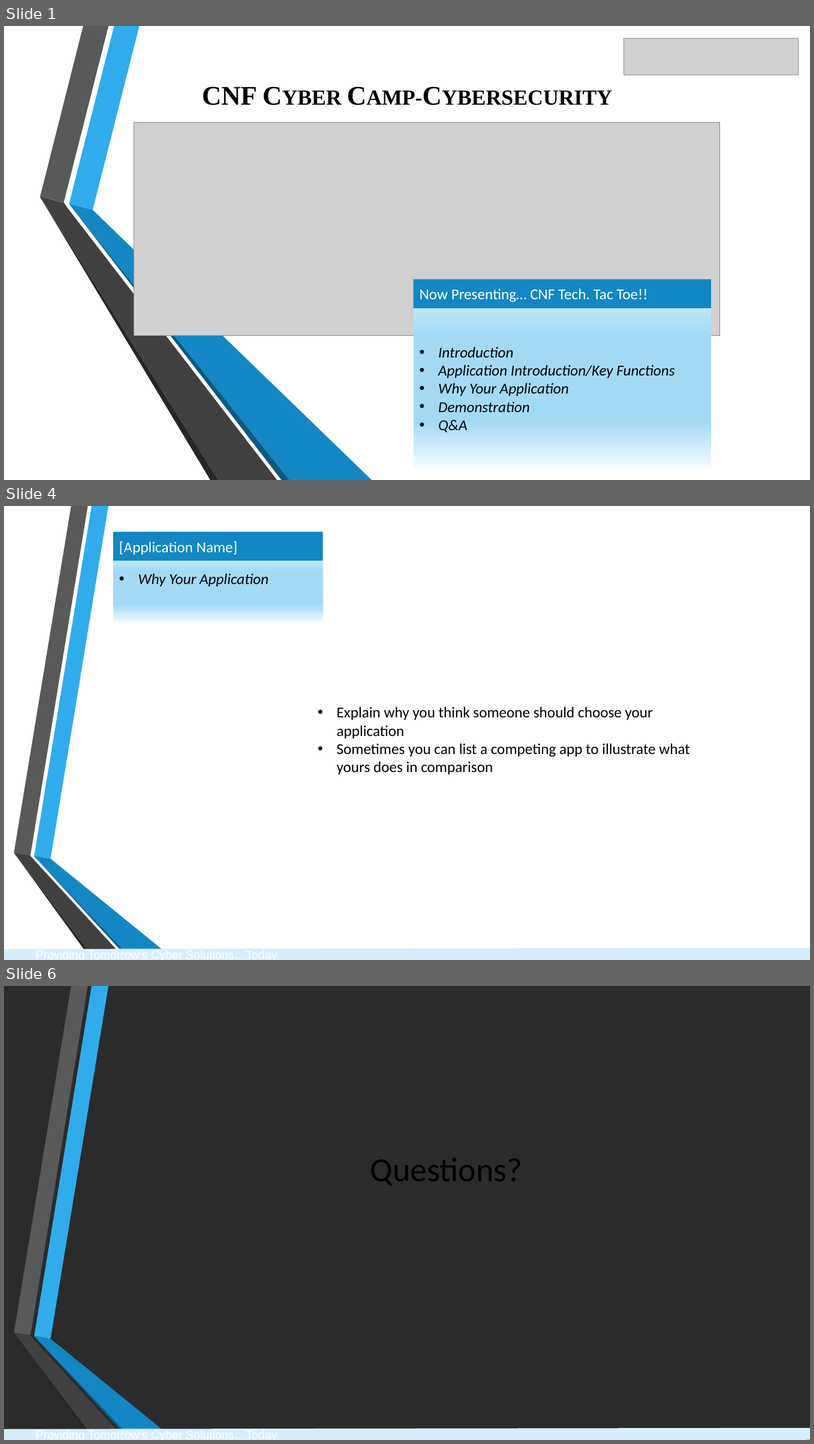
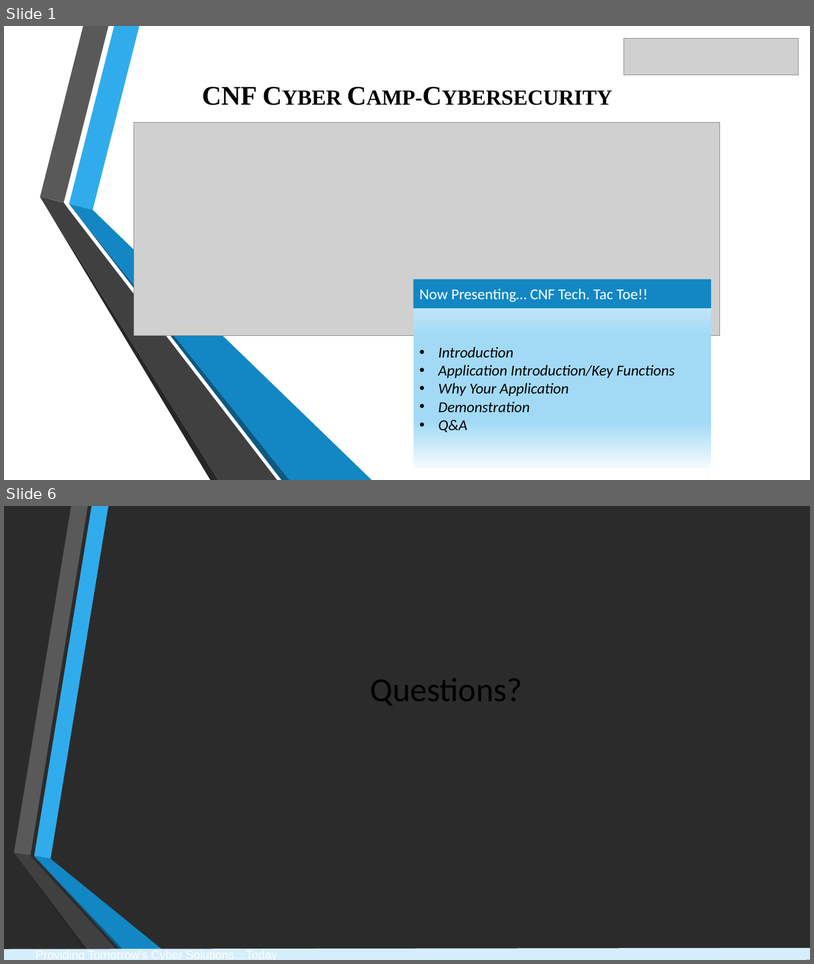
Before and after one commit to isabellaxlit/tictactoe, a slide deck: CNF Application Presentation_Isabella.pptx. Shown one above the other, each under a label of ours: slides 1, 4 and 6 before the commit, slides 1 and 6 after it; the slides between them are not shown. The pictures are 814x1444 and 814x964 pixels, drawn with LibreOffice and Linux fonts; fonts in the diff are those of the drawing; grey boxes stand for pictures; background and template pictures are left out; a plain dark background stands for a picture behind light text. Boxes give left, top, right and bottom in pixels: in the first picture for what was removed or moved away, otherwise in the second. Text is boxed around its words. In the diff, an @@ line names an element or a change of style, - is before the commit and + after.

```diff
--- a/CNF Application Presentation_Isabella.pptx
+++ b/CNF Application Presentation_Isabella.pptx
@@ slide 4 removed at box(4, 506, 810, 960), background picture (left out); not listed: 8 template elements that a slide beside it also shows @@
@@ rectangle removed at box(113, 532, 323, 561) @@
-[Application Name]
@@ rectangle removed at box(113, 561, 323, 622) @@
-• Why Your Application
@@ text removed at box(337, 706, 690, 774) @@
-• Explain why you think someone should choose your application
-• Sometimes you can list a competing app to illustrate what yours does in comparison
```
Also in this commit, not shown: 3 slides changed, 1 slide added.
